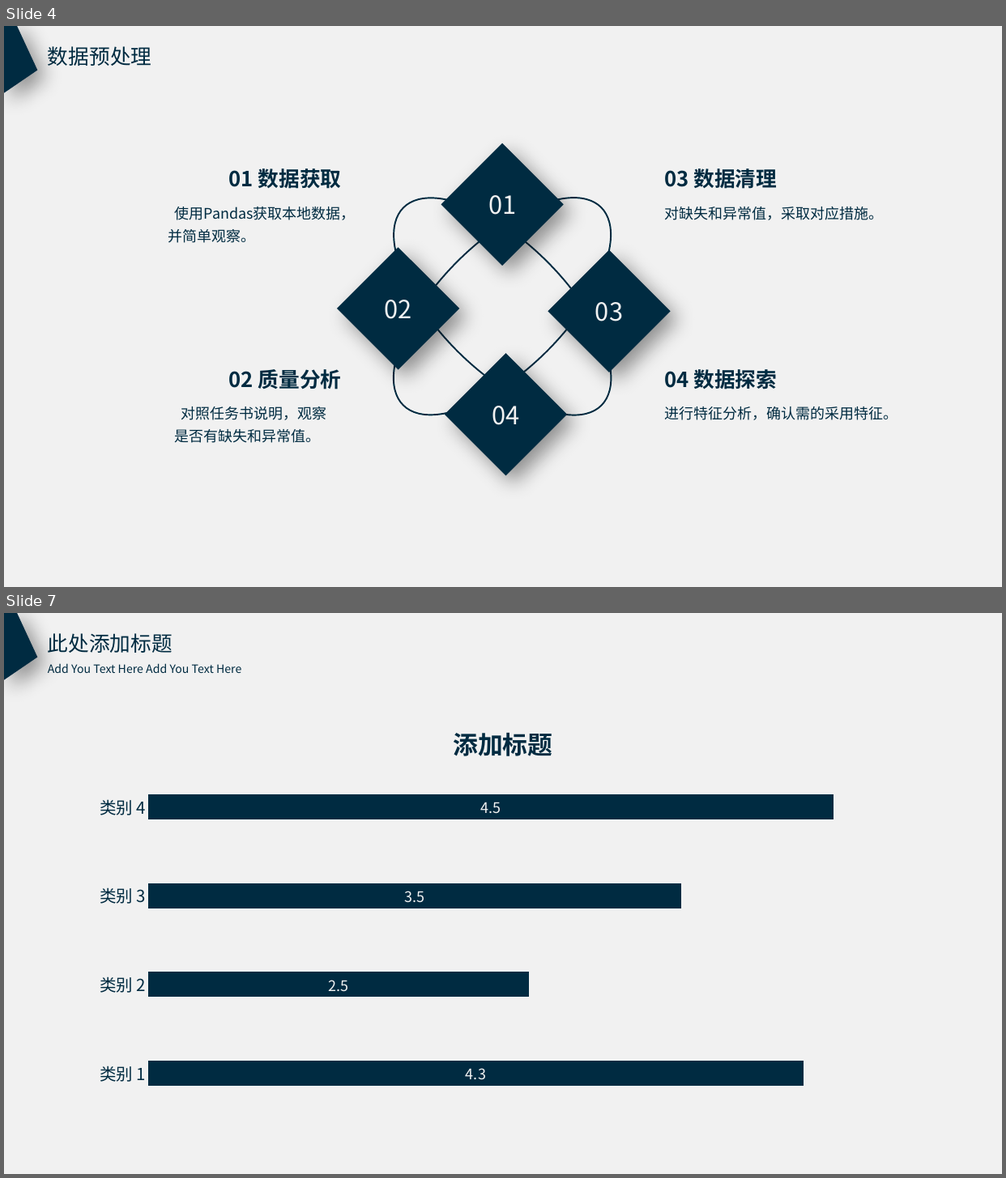
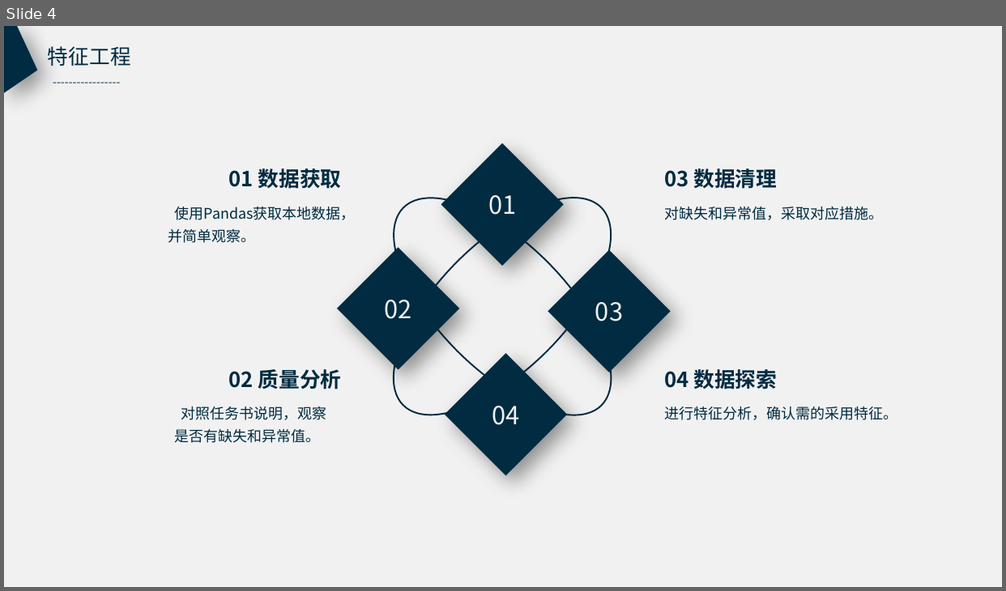
Before and after one commit to l3155/Excercise, a slide deck: 数据分析竞赛_张军军.pptx. Shown one above the other, each under a label of ours: slides 4 and 7 before the commit, slide 4 after it; the slides between them are not shown. The pictures are 1006x1178 and 1006x591 pixels, drawn with LibreOffice and Linux fonts; fonts in the diff are those of the drawing. Boxes give left, top, right and bottom in pixels: in the first picture for what was removed or moved away, otherwise in the second. Text is boxed around its words. In the diff, an @@ line names an element or a change of style, - is before the commit and + after.

```diff
--- a/数据分析竞赛_张军军.pptx
+++ b/数据分析竞赛_张军军.pptx
@@ slide 7 removed at (4, 613, 1002, 1174), background #F1F1F1 @@
@@ freeform shape removed at (4, 613, 38, 680) @@
@@ text removed at (48, 633, 172, 653) @@
-此处添加标题
@@ text removed at (48, 663, 241, 673) @@
-Add You Text Here Add You Text Here
@@ text removed at (453, 732, 552, 756) @@
-添加标题
@@ bar stacked chart removed at (83, 756, 927, 1126) @@
-categories: 类别 1, 类别 2, 类别 3, 类别 4
-Series 1: 4.3, 2.5, 3.5, 4.5
@@ slide 4 changed as well @@
@@ text at (48, 46, 131, 66): text changed @@
-数据预处理
+特征工程
@@ text added at (40, 68, 270, 93), 11 pt, text #002B41 @@
+-----------------
```
Also in this commit, not shown: 5 other slides changed, 7 slides added, 20 other slides removed.
